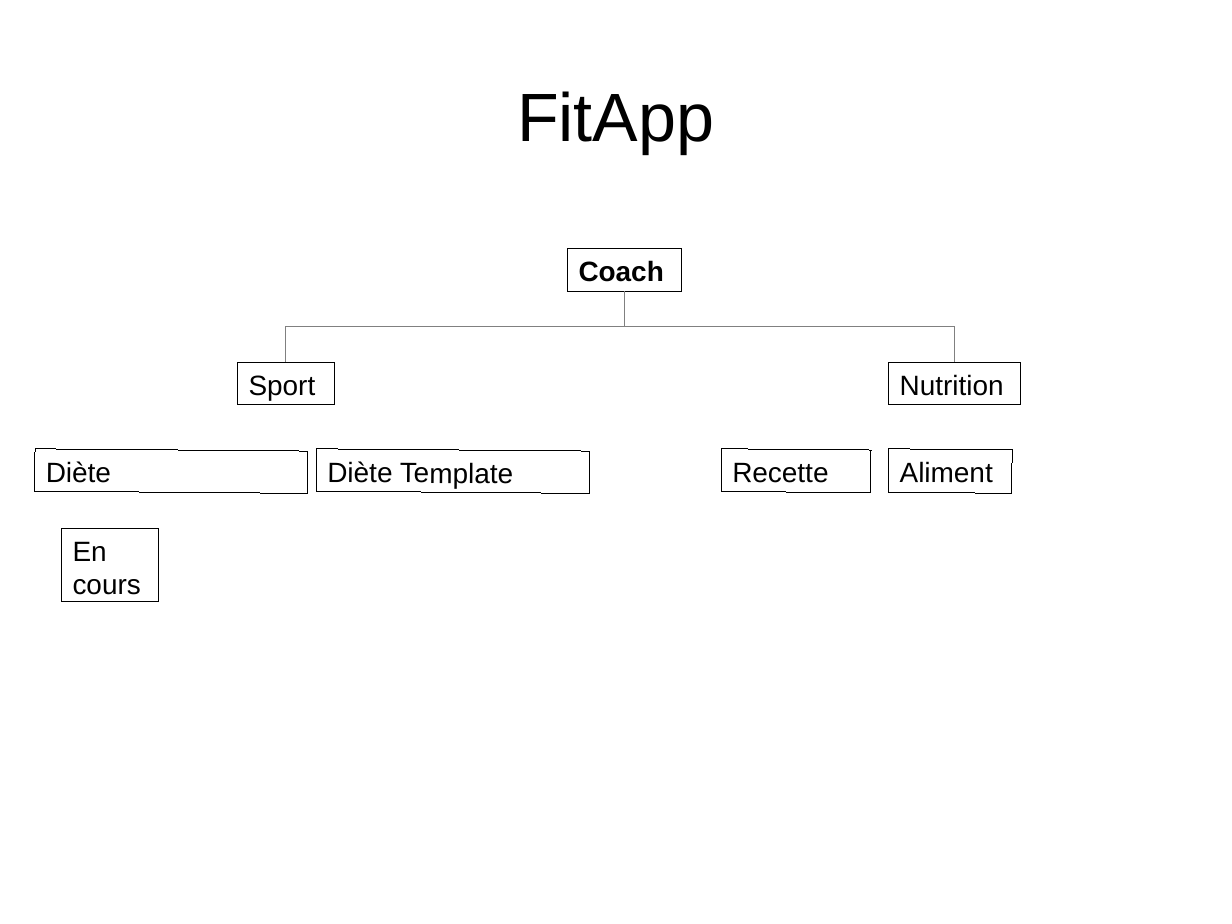
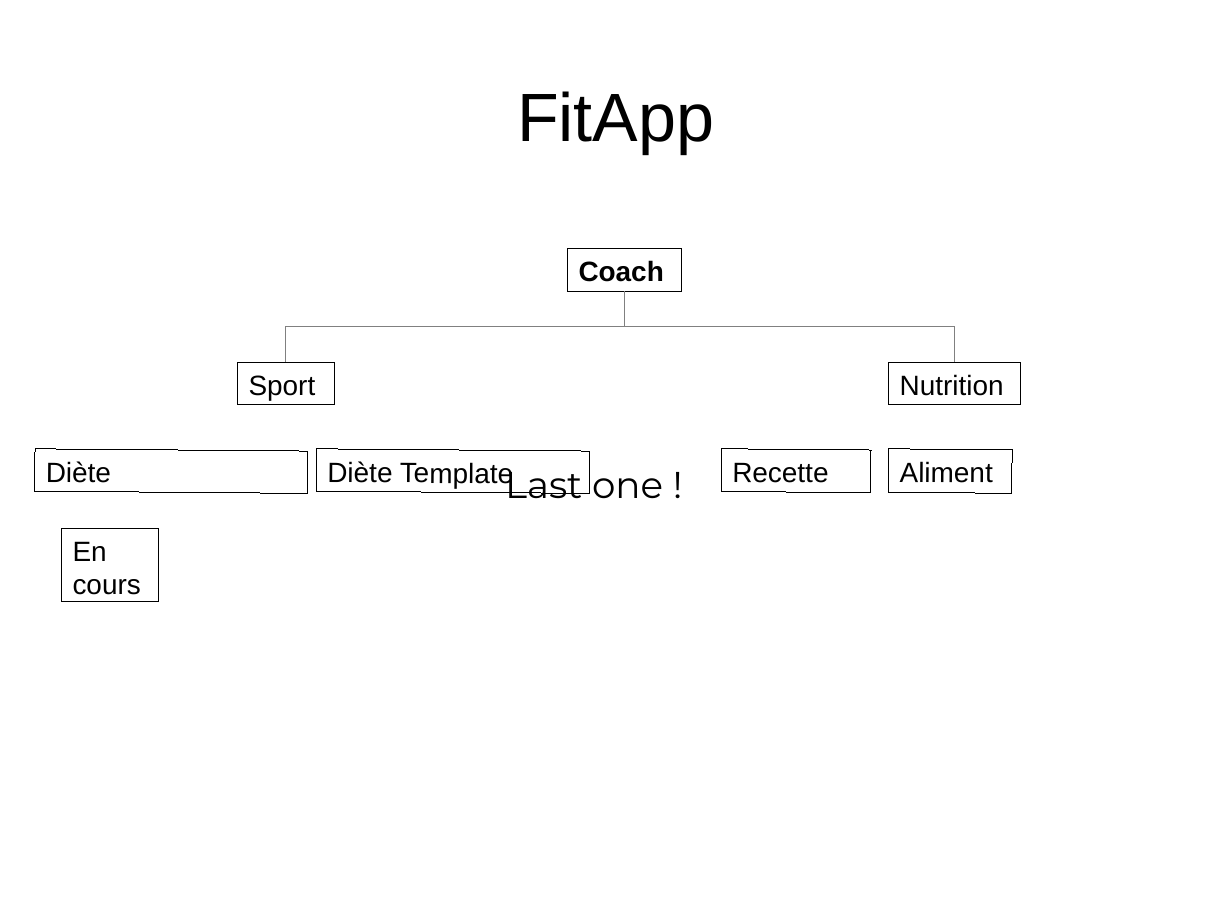
Before and after one commit to NicolasGavard/WebVysionSportV2, a slide deck: slide 10 of Documentations/FitApp.odp (slide 6 before the commit). Drawn at 1232x924 pixels with LibreOffice and Linux fonts; fonts in the diff are those of the drawing. Boxes give left, top, right and bottom in pixels: in the first picture for what was removed or moved away, otherwise in the second. Text is boxed around its words. In the diff, an @@ line names an element or a change of style, - is before the commit and + after.

```diff
--- a/Documentations/FitApp.odp
+++ b/Documentations/FitApp.odp
@@ text added at [505,468,663,499], 24 pt, text #000000 @@
+Last one !
```
Also in this commit, not shown: 2 other slides changed, 4 slides added.
